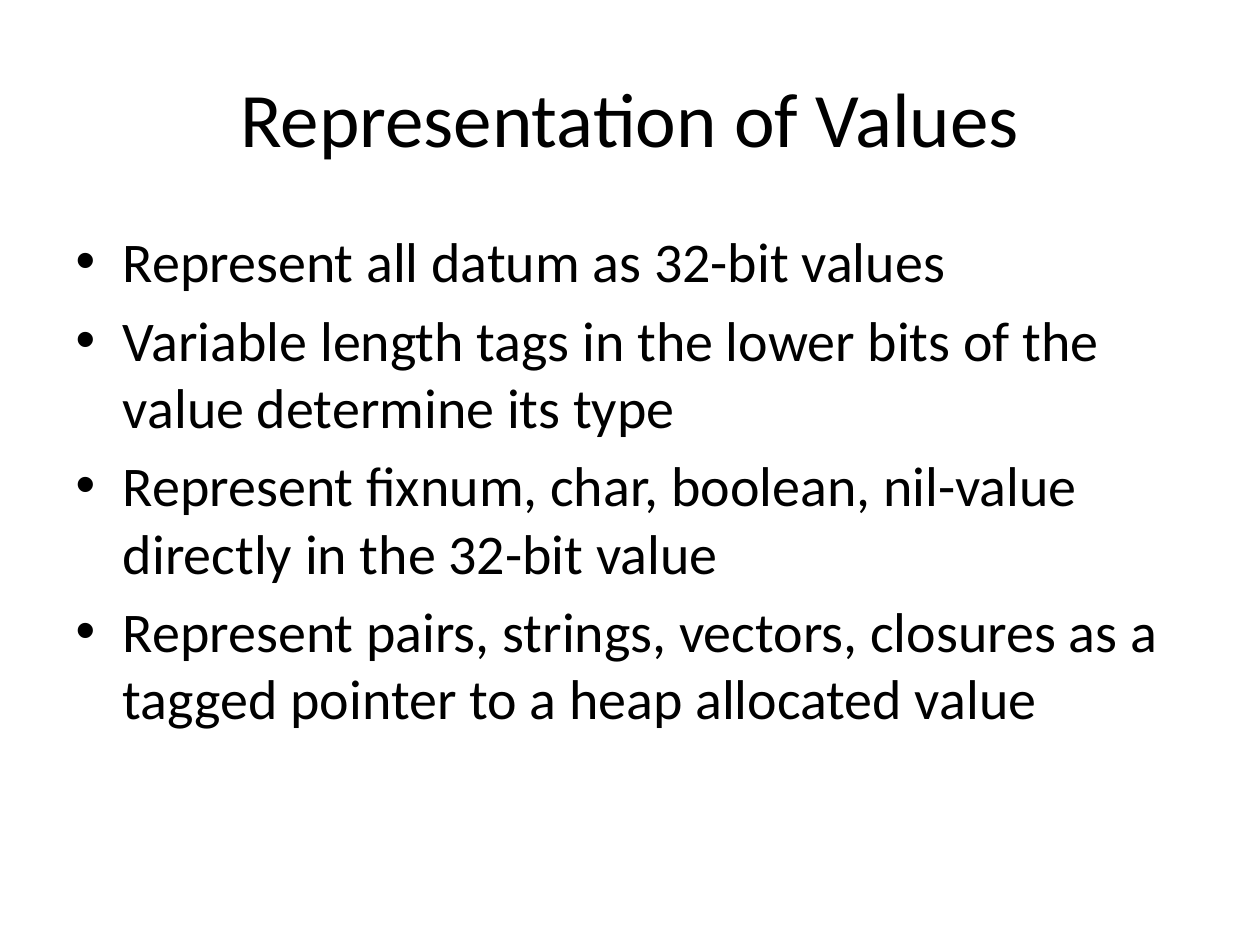
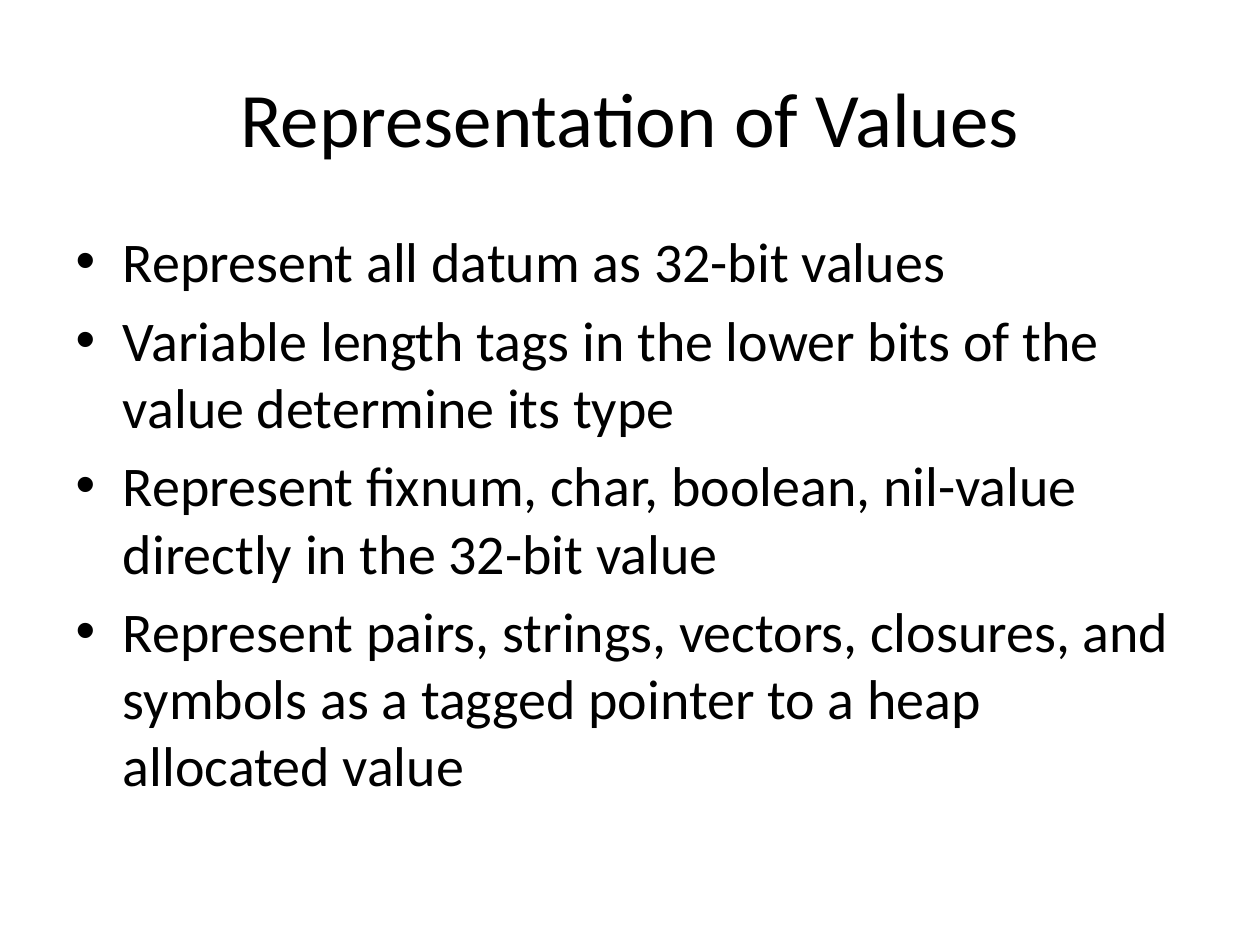
Before and after one commit to markcornwell/pilar, a slide deck: slide 5 of doc/Pilar.pptx. Drawn at 1260x945 pixels with LibreOffice and Linux fonts; fonts in the diff are those of the drawing. Boxes give left, top, right and bottom in pixels: in the first picture for what was removed or moved away, otherwise in the second. Text is boxed around its words. In the diff, an @@ line names an element or a change of style, - is before the commit and + after.

Commit message:
finally got symbols and string->symbol working
Re-implemented emit-tail-funcall.  It is a bit simpler now.  It was too
complex to follow and re-implementing it helped me understand it
better. Symbols are the key to getting quote to work and the foundation
for shared libraries and separate compilation.

```diff
--- a/doc/Pilar.pptx
+++ b/doc/Pilar.pptx
@@ text at box(123, 613, 1169, 787): text changed @@
-• Represent pairs, strings, vectors, closures as a tagged pointer to a heap allocated value
+• Represent pairs, strings, vectors, closures, and symbols as a tagged pointer to a heap allocated value
```
Also in this commit, not shown: 3 other slides changed, 8 slides added, 11 other files.
